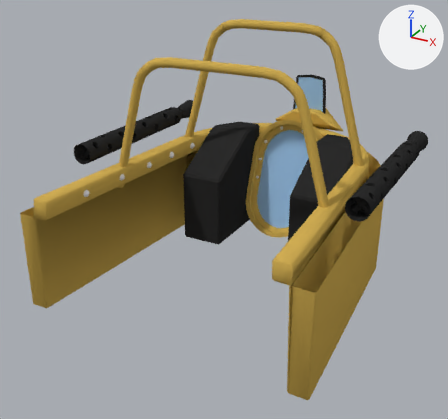
One commit to the Blender file Assets/Models/Vehicles/Guns/cockpit_a.blend: the scene before it, then after it.
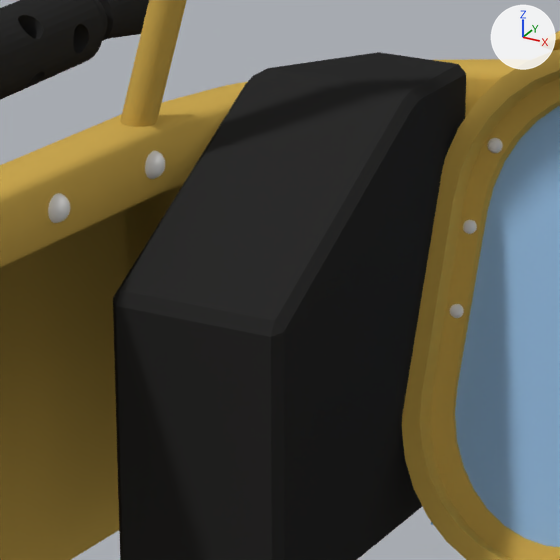
The first picture shows the older version from a camera (50 mm lens) standing at (4.37, -7.8, 2.66) and looking at (-0.25, 0.61, -1.55). The close-ups show both versions on the part from 36% to 62% of the width and 26% to 55% of the height of that picture; other places that the commit changed are outside them. The axes (+X, +Y, +Z) are drawn at upper right. The lights are the same throughout.
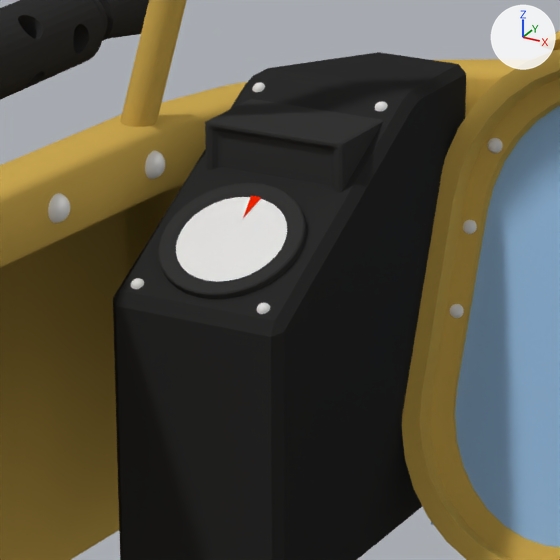
Pixel boxes [x1, y1, x2, y2] of what changed, in the close-ups (560 x 560 px):
'Cube.006', added (black)
    after: [205, 99, 383, 193]
'Cylinder.007', added
    after: [176, 197, 287, 282]
'Cylinder.006', added (black)
    after: [158, 183, 306, 299]
'Sphere.008', added
    after: [131, 278, 270, 314]
'Sphere.009', added
    after: [252, 83, 388, 112]
'Plane.002', added
    after: [243, 196, 261, 218]

The change, as a list of edits to the scene's bpy script:
```text
Add mat_material_007:
    mat_material_007 = diffuse_material('Material.007')
    mat_material_007.base_color = (0.0374, 0.0374, 0.0374)  # black #363636
Add mat_material_008:
    mat_material_008 = diffuse_material('Material.008')
    mat_material_008.base_color = (0.8, 0.0174, 0.0)  # red #e72400
Add mat_material_009:
    mat_material_009 = diffuse_material('Material.009')
    mat_material_009.base_color = (0.8, 0.8, 0.8)  # white #e7e7e7
Add me_sphere_008:
    me_sphere_008.from_pydata(...)  # a UV sphere (32 segments, 16 rings, poles along z) spanning x 0.763..0.821, y 1.39..1.448, z -0.928..-0.87; a UV sphere (32 segments, 16 rings, poles along z) spanning x 1.333..1.391, y 1.39..1.448, z -0.928..-0.87
    me_sphere_008.polygons.foreach_set('use_smooth', [True] * 1024)
    me_sphere_008.materials.append(mat_material_002)  # white #e7e7e7
Add me_cylinder_006:
    me_cylinder_006.from_pydata(...)  # 128 vertices, 98 faces; spans x -0.409..0.409, y -0.409..0.409, z -0.071..0.071
    me_cylinder_006.materials.append(mat_material_007)  # black #363636
Add me_plane_001:
    me_plane_001.from_pydata([(-0.171, 0.769, 0.0), (0.171, 0.769, 0.0), (0.0, -0.098, 0.0)], [], [(0, 1, 2)])
    me_plane_001.materials.append(mat_material_008)  # red #e72400
Add me_cylinder_008:
    me_cylinder_008.from_pydata(...)  # 32 vertices, 1 face; spans x -1.0..1.0, y -1.0..1.0, z 0.0
    me_cylinder_008.materials.append(mat_material_009)  # its picture is missing
Add me_cube:
    me_cube.from_pydata(...)  # 16 vertices, 14 faces; spans x -1.0..1.0, y -1.24..1.89, z -1.0..1.07
    me_cube.materials.append(mat_material_007)  # black #363636
Change ob_cube_002:
    remove _m = ob_cube_002.modifiers.new('Mirror', 'MIRROR')
Add ob_sphere_008:
    ob_sphere_008 = bpy.data.objects.new('Sphere.008', me_sphere_008)
    ob_sphere_008.location = (-2.146, -0.143, -0.382)
Add ob_sphere_009:
    ob_sphere_009 = bpy.data.objects.new('Sphere.009', me_sphere_008.copy())
    ob_sphere_009.location = (-2.146, 0.831, 0.167)
Add ob_cylinder_006:
    ob_cylinder_006 = bpy.data.objects.new('Cylinder.006', me_cylinder_006)
    ob_cylinder_006.location = (-1.065, 1.535, -1.147)
    ob_cylinder_006.rotation_euler = (0.517, 0.0, 0.0)  # degrees (30, 0, 0)
    ob_cylinder_006.scale = (0.732, 0.732, 0.732)
    _m = ob_cylinder_006.modifiers.new('Bevel', 'BEVEL')
    _m.width = 0.008
    _m.width_pct = 0.008
    _m.limit_method = 'NONE'
    _m.spread = 0.0
Add ob_plane_002:
    ob_plane_002 = bpy.data.objects.new('Plane.002', me_plane_001)
    ob_plane_002.location = (-1.066, 1.623, -1.045)
    ob_plane_002.rotation_euler = (0.509, 0.0, 0.0)  # degrees (29, 0, 0)
    ob_plane_002.scale = (0.175, 0.175, 0.175)
Add ob_cylinder_007:
    ob_cylinder_007 = bpy.data.objects.new('Cylinder.007', me_cylinder_008)
    ob_cylinder_007.location = (-1.065, 1.514, -1.11)
    ob_cylinder_007.rotation_euler = (0.514, 0.0, 0.0)  # degrees (29, 0, 0)
    ob_cylinder_007.scale = (0.227, 0.227, 0.227)
Add ob_cube_006:
    ob_cube_006 = bpy.data.objects.new('Cube.006', me_cube)
    ob_cube_006.location = (-1.053, 2.014, -0.919)
    ob_cube_006.scale = (0.313, 0.153, 0.153)
    _m = ob_cube_006.modifiers.new('Bevel', 'BEVEL')
    _m.limit_method = 'NONE'
    _m.spread = 0.0
```
